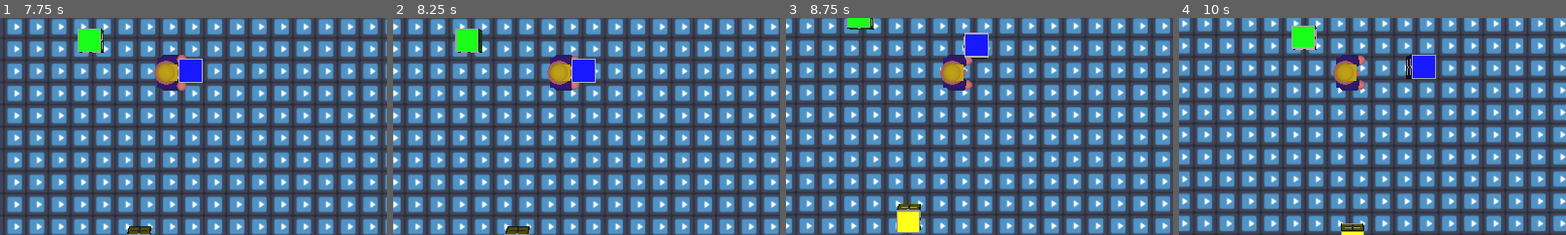
Above: before the commit, frames 1-4 (left to right).
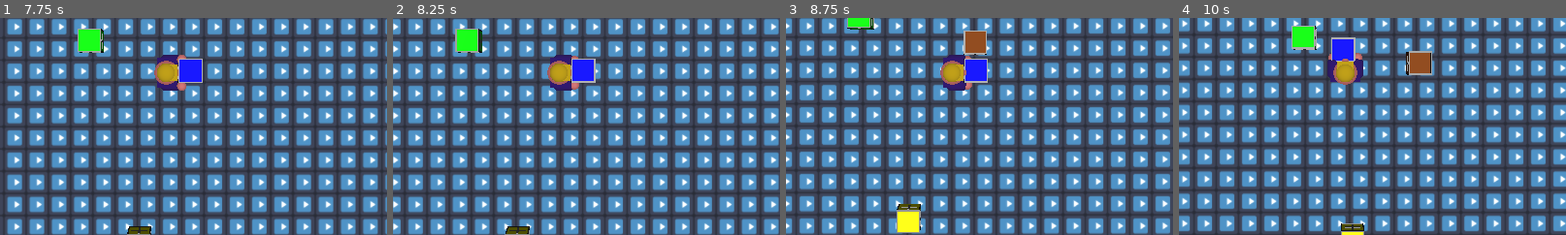
Above: after the commit, the same moments.

Repository: Griiimon/Store-Store-Store
Game: Godot game, scene res://level.tscn
Two runs of this game, one before a commit and one after it. Both use one fixed random seed, a clock stepped at 60 frames per second and the inputs below. The engine's default icon, where the game draws it, is replaced by a stand-in: a white triangle on a blue panel in a dark square.
Inputs:
- Up to frame 1 (7.75 s): hold Up (ui_up) 0.53-2.03 s; tap Space (drop) every 2.25 s from 0.6 to 7.35 s; tap Ctrl (strafe) at 1.35, 5.85 s; hold C (tilt_camera) 2.03-2.78 s; hold Left (ui_left) 2.03-3.53 s; hold Down (ui_down) 3.53-4.28 s; hold Ctrl (strafe) 3.53-4.28 s; hold Right (ui_right) 4.28-5.03 s; tap C (tilt_camera) at 4.35 s; hold Up (ui_up) 5.03-5.78 s; hold Right (ui_right) from 5.78 s (still down); hold C (tilt_camera) 6.53-7.28 s
- Up to frame 2 (8.25 s): release Right (ui_right) at 8.03 s; hold Down (ui_down) from 8.03 s (still down); hold Ctrl (strafe) from 8.03 s (still down)
- Up to frame 3 (8.75 s): keep holding Down (ui_down); keep holding Ctrl (strafe)
- Up to frame 4 (10 s): release Down (ui_down) at 8.78 s; release Ctrl (strafe) at 8.78 s; hold Left (ui_left) 8.78-9.53 s; tap C (tilt_camera) at 8.85 s; hold Up (ui_up) from 9.53 s (still down); tap Space (drop) at 9.6 s
The pictures show only the part of the screen within x 29-78%, y 37-87%; the shares and areas given below are measured in that part.

Frame 1 is identical in both runs. In frame 2, less than 0.1% of the frame differs, in the area x 45-53%, y 19-30%; in frame 3, 1.5%; in frame 4, 2.4%, in the area x 38-67%, y 8-34%.
Error before the commit: Invalid access to property or key 'carry_large_offset' on a base object of type 'RigidBody3D (Player)'. (res://player/state)

Commit message:
remove obsolete code

Diff:
--- a/player/state machine/pick_up_player_state.gd
+++ b/player/state machine/pick_up_player_state.gd
@@ -22,13 +22,6 @@
 func reparent_crate(crate: Crate):
 	player.carried_crate= crate
 
-	var parent_node: Node
-	match crate.size:
-		Crate.Size.LARGE:
-			parent_node= player.carry_large_offset
-		Crate.Size.SMALL:
-			parent_node= player.carry_small_offset
-
 	crate.reparent(player.hands_offset)
 	crate.picked_up(player)
 
